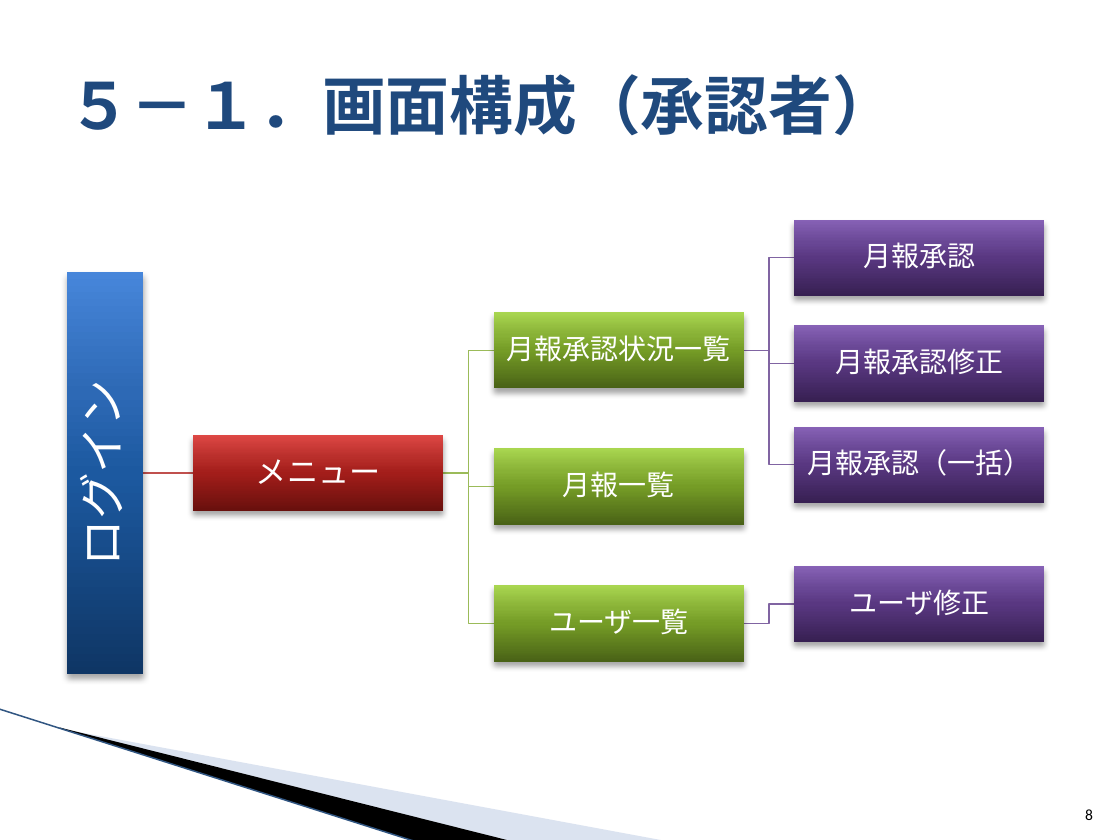
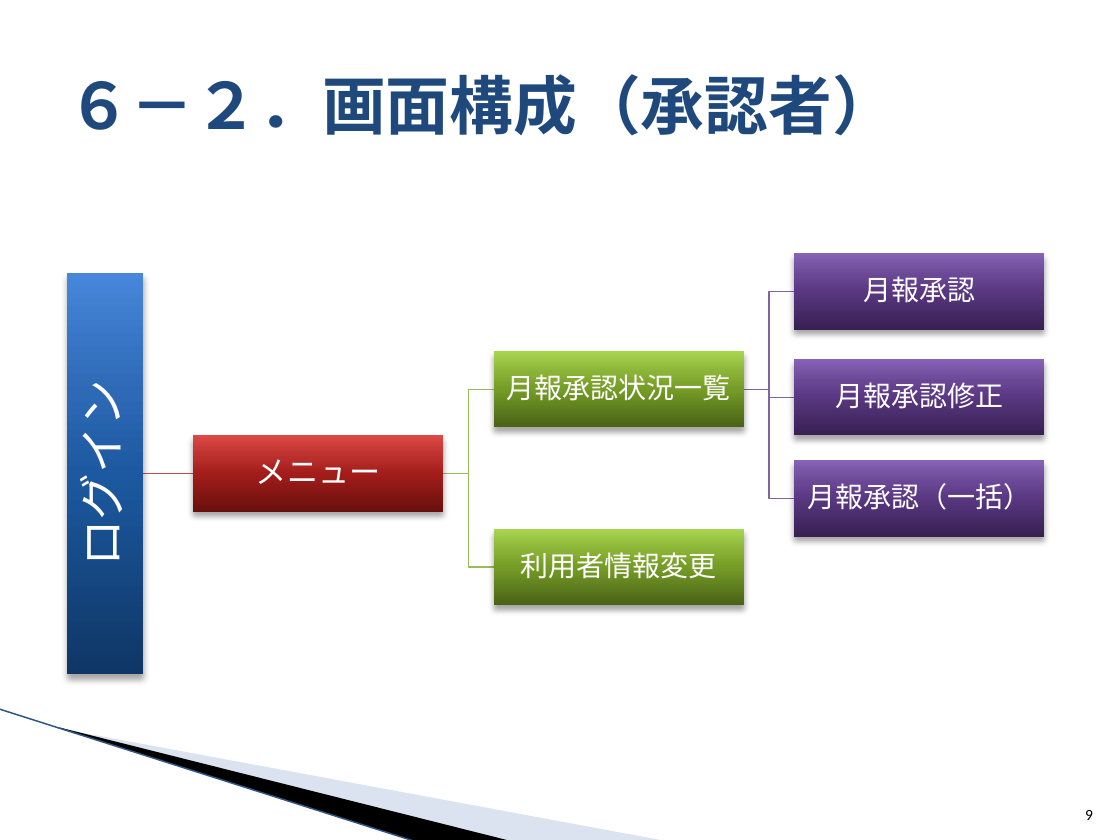
Before and after one commit to around7days/AppFreeMemo, a slide deck: slide 9 of 設計書/1_月報管理システム 提案資料.pptx (slide 8 before the commit). Drawn at 1120x840 pixels with LibreOffice and Linux fonts; fonts in the diff are those of the drawing; background and template pictures are left out. Boxes give left, top, right and bottom in pixels: in the first picture for what was removed or moved away, otherwise in the second. Text is boxed around its words. In the diff, an @@ line names an element or a change of style, - is before the commit and + after.

```diff
--- a/設計書/1_月報管理システム 提案資料.pptx
+++ b/設計書/1_月報管理システム 提案資料.pptx
@@ title at box(67, 74, 896, 136): text changed @@
-５－１．画面構成（承認者）
+６－２．画面構成（承認者）
@@ freeform shape: place and size @@
-freeform shape at box(744, 258, 794, 351)
+freeform shape at box(744, 291, 794, 389)
@@ text "月報承認状況一覧": place and size @@
-text "月報承認状況一覧" at box(507, 335, 731, 362)
+text "月報承認状況一覧" at box(507, 374, 731, 401)
@@ rectangle: place and size @@
-rectangle at box(494, 312, 745, 389)
+rectangle at box(494, 351, 745, 427)
@@ freeform shape: place and size @@
-freeform shape at box(444, 351, 494, 474)
+freeform shape at box(444, 389, 494, 473)
@@ freeform shape: place and size @@
-freeform shape at box(744, 351, 794, 364)
+freeform shape at box(744, 383, 794, 394)
@@ freeform shape: place and size @@
-freeform shape at box(744, 351, 794, 465)
+freeform shape at box(744, 389, 794, 498)
@@ freeform shape: place and size @@
-freeform shape at box(444, 473, 494, 623)
+freeform shape at box(444, 474, 494, 567)
@@ 3 texts, 3 rectangles: place and size @@
-3 texts, 3 rectangles at box(794, 220, 1045, 503)
+3 texts, 3 rectangles at box(794, 253, 1045, 536)
@@ rectangle: place and size @@
-rectangle at box(494, 586, 745, 662)
+rectangle at box(494, 529, 745, 605)
@@ text added at box(521, 552, 717, 584), 18 pt, text #FFFFFF @@
+利用者情報変更
@@ group removed at box(444, 448, 1045, 642): 3 texts, 2 freeform shapes, 2 rectangles @@
-月報一覧
-ユーザ一覧
-ユーザ修正
@@ page number at box(1085, 810, 1093, 820): text changed @@
-8
+9
```
Also in this commit, not shown: 8 other slides changed, 1 slide added, 4 other files.
